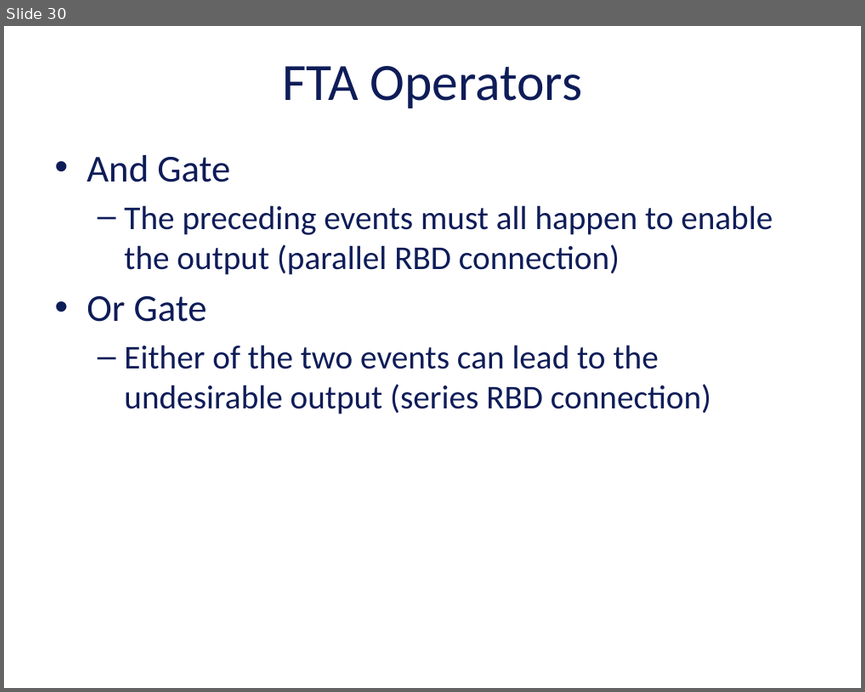
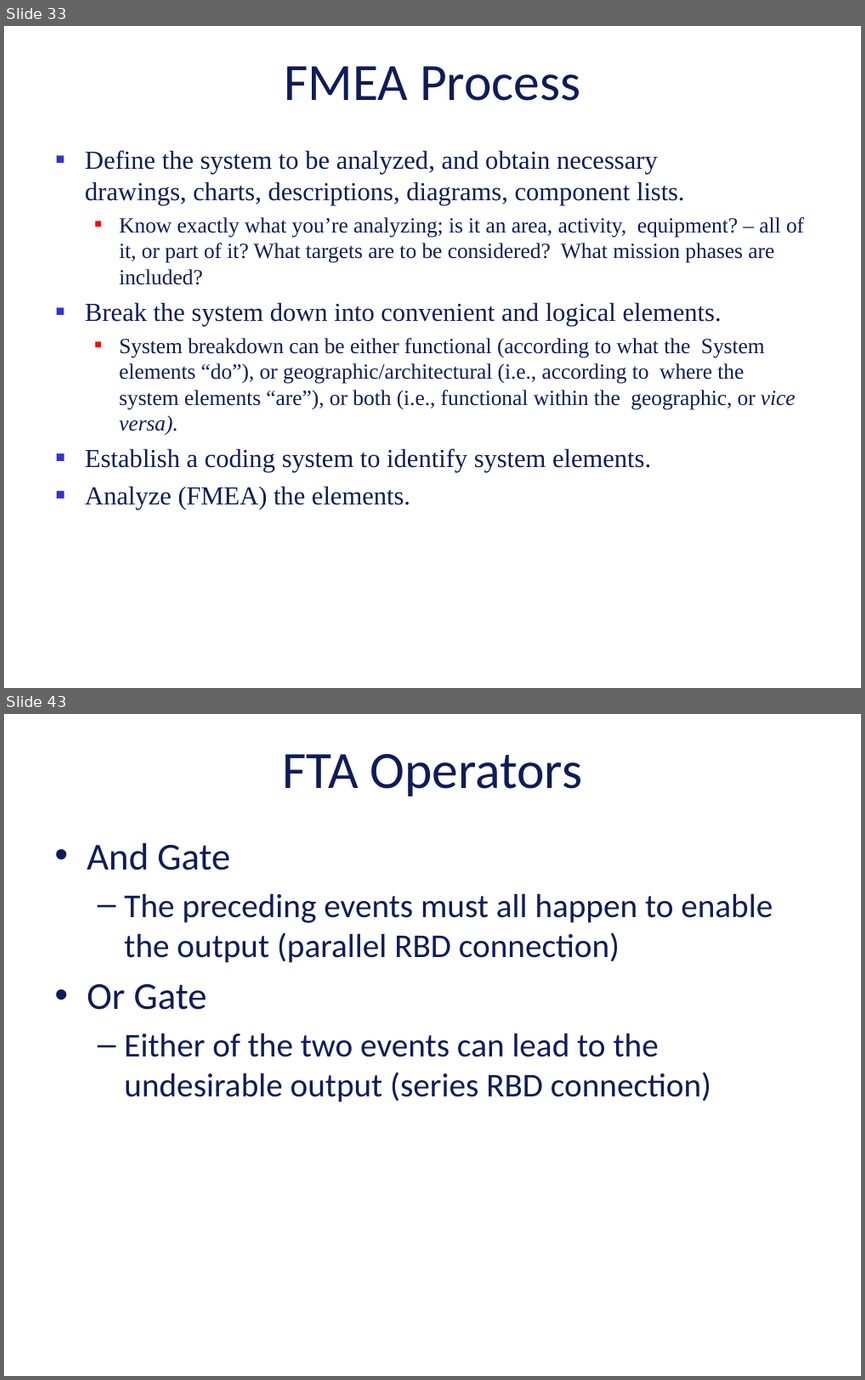
Before and after one commit to vu-resilient-distributed-systems/lectures-fall-2019, a slide deck: Module-3-reliability/02_3_ReliabilityBlockDiagramsAndFaultTree.pptx. Shown one above the other, each under a label of ours: slide 30 before the commit, slides 33 and 43 after it; the slides between them are not shown. The pictures are 865x692 and 865x1380 pixels, drawn with LibreOffice and Linux fonts; fonts in the diff are those of the drawing; background and template pictures are left out. Boxes give left, top, right and bottom in pixels: in the first picture for what was removed or moved away, otherwise in the second. Text is boxed around its words. In the diff, an @@ line names an element or a change of style, - is before the commit and + after.

```diff
--- a/Module-3-reliability/02_3_ReliabilityBlockDiagramsAndFaultTree.pptx
+++ b/Module-3-reliability/02_3_ReliabilityBlockDiagramsAndFaultTree.pptx
@@ slide 33 added at [4,26,861,688], background picture (left out) @@
@@ title added at [284,66,580,101], 48.4 pt, text #0E1C58 @@
+FMEA Process
@@ text added at [85,150,804,510], 20 pt, text #0E1C58 @@
+■ Define the system to be analyzed, and obtain necessary drawings, charts, descriptions, diagrams, component lists.
+  ■ Know exactly what you’re analyzing; is it an area, activity, equipment? – all of it, or part of it? What targets are to be considered? What mission phases are included?
+■ Break the system down into convenient and logical elements.
+  ■ System breakdown can be either functional (according to what the System elements “do”), or geographic/architectural (i.e., according to where the system elements “are”), or both (i.e., functional within the geographic, or vice versa).
+■ Establish a coding system to identify system elements.
+■ Analyze (FMEA) the elements.
@@ what was slide 30 is now slide 43 @@
```
Also in this commit, not shown: 1 slide changed, 23 other slides added, 9 slides removed.
